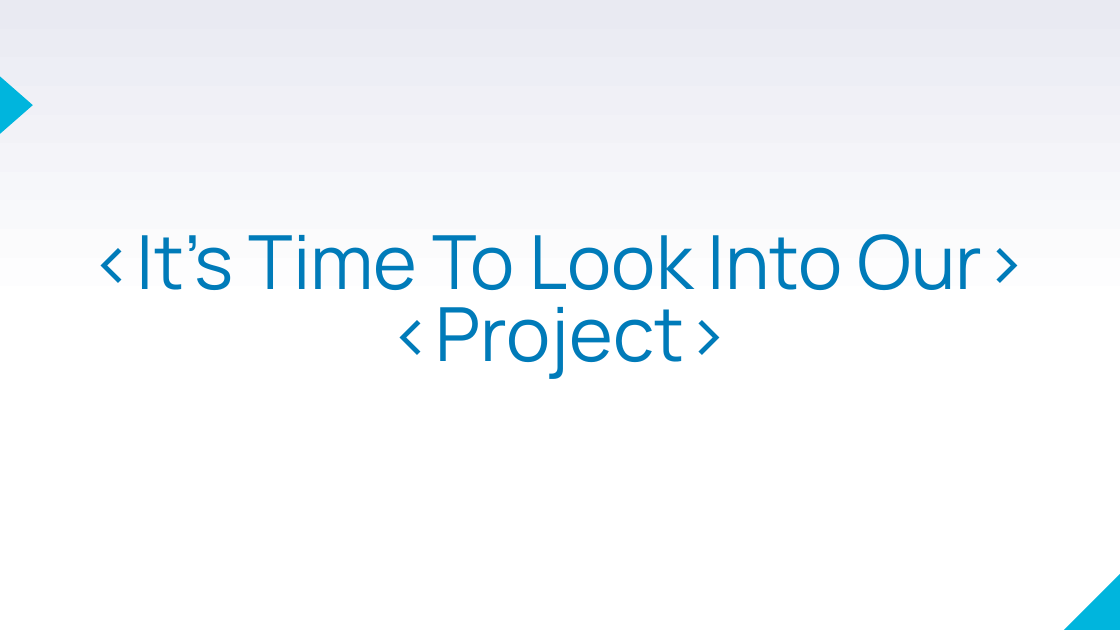
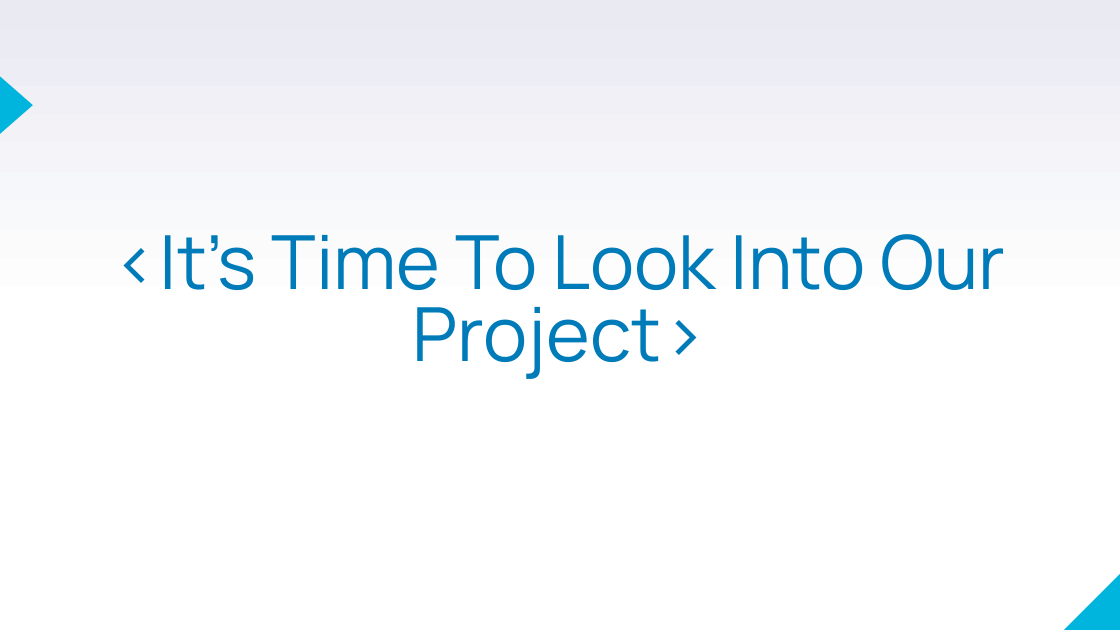
Before and after one commit to NotConfident/FaceRecognitionProject, a slide deck: slide 10 of P1 Project Presentation .pptx (slide 4 before the commit). Drawn at 1120x630 pixels with LibreOffice and Linux fonts; fonts in the diff are those of the drawing. Boxes give left, top, right and bottom in pixels: in the first picture for what was removed or moved away, otherwise in the second. Text is boxed around its words. In the diff, an @@ line names an element or a change of style, - is before the commit and + after.

```diff
--- a/P1 Project Presentation .pptx
+++ b/P1 Project Presentation .pptx
@@ title at box(114, 234, 1005, 379): text changed @@
-<It’s Time To Look Into Our> <Project>
+<It’s Time To Look Into Our Project>
```
Also in this commit, not shown: 5 other slides changed, 6 slides added.
